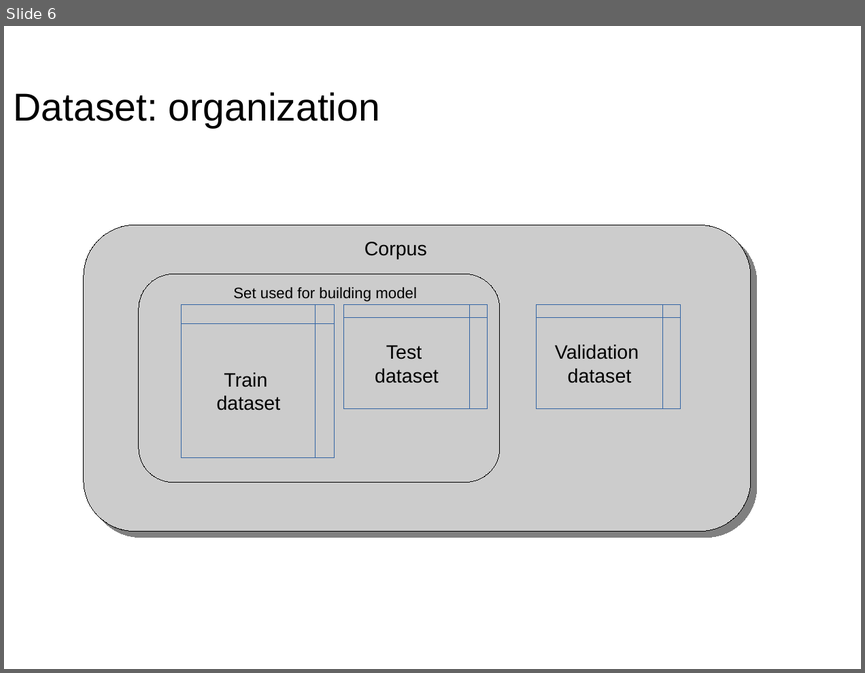
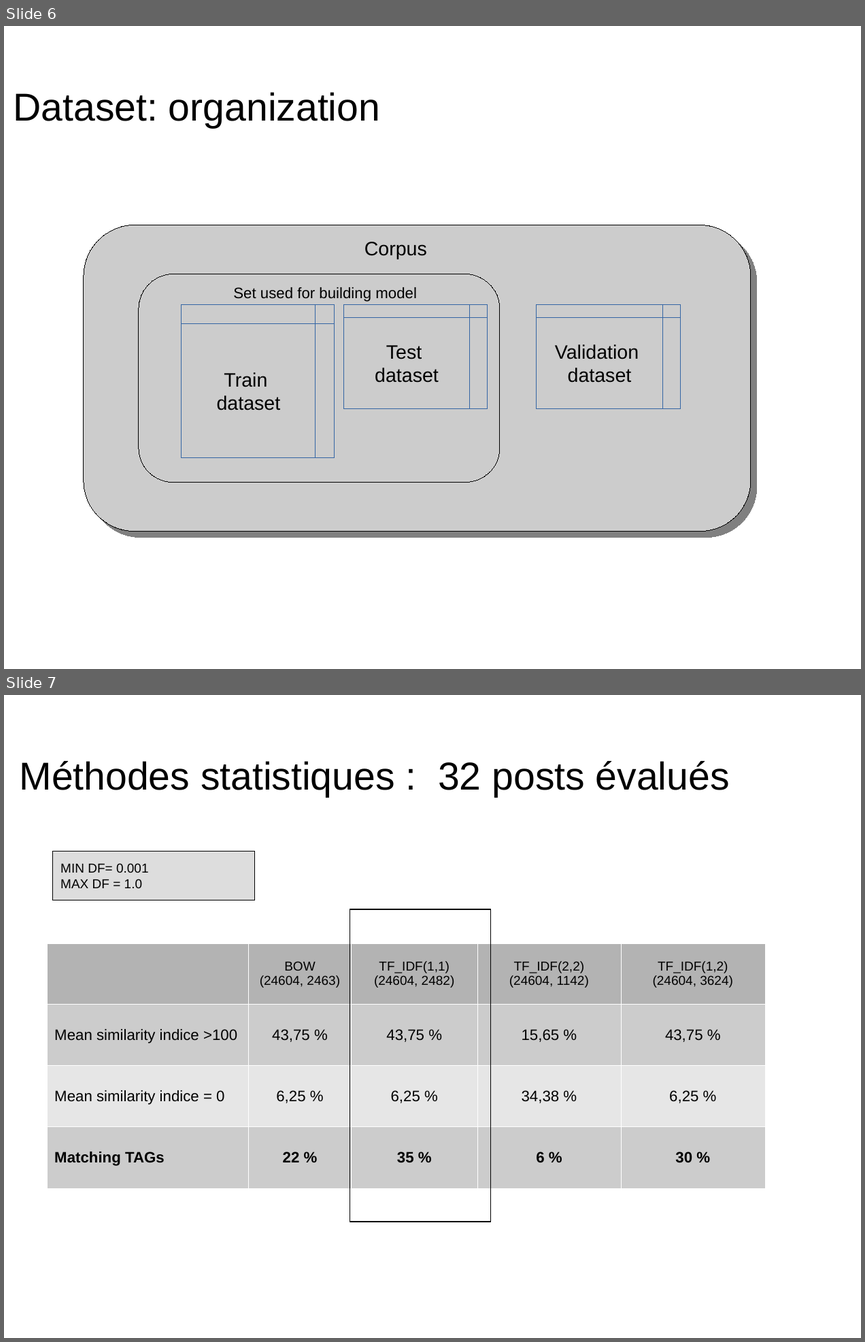
Before and after one commit to dataforcast/OC_Datascientist, a slide deck: P6/report/Openclassrooms_ParcoursDatascientist_P6-V1.odp. Shown one above the other, each under a label of ours: slide 6 before the commit, slides 6 and 7 after it. The pictures are 865x673 and 865x1342 pixels, drawn with LibreOffice and Linux fonts; fonts in the diff are those of the drawing; background and template pictures are left out. Boxes give left, top, right and bottom in pixels: in the first picture for what was removed or moved away, otherwise in the second. Text is boxed around its words. In the diff, an @@ line names an element or a change of style, - is before the commit and + after.

Commit message:
P6 : Statistical method : scoring for TAGs matching; evalation of TF-IDF and BOW; Use of Fuzzy package for TAGs matching

```diff
--- a/P6/report/Openclassrooms_ParcoursDatascientist_P6-V1.odp
+++ b/P6/report/Openclassrooms_ParcoursDatascientist_P6-V1.odp
@@ slide 7 added at (4, 695, 861, 1338), background picture (left out) @@
@@ title added at (19, 761, 730, 797), 36 pt, text #000000 @@
+Méthodes statistiques : 32 posts évalués
@@ rectangle added at (53, 851, 255, 900), fill #DDDDDD, outline #000000 0 pt, 12 pt, text #000000 @@
+MIN DF= 0.001
+MAX DF = 1.0
@@ rectangle added at (350, 910, 491, 1222), outline #000000 0.99 pt @@
@@ table added at (47, 943, 764, 1188), 4 rows, 5 columns @@
+ | BOW / (24604, 2463) | TF_IDF(1,1) / (24604, 2482) | TF_IDF(2,2) / (24604, 1142) | TF_IDF(1,2) / (24604, 3624)
+Mean similarity indice >100 | 43,75 % | 43,75 % | 15,65 % | 43,75 %
+Mean similarity indice = 0 | 6,25 % | 6,25 % | 34,38 % | 6,25 %
+Matching TAGs | 22 % | 35 % | 6 % | 30 %
```
Also in this commit, not shown: 2 slides changed, 4 other slides added, 9 other files.
